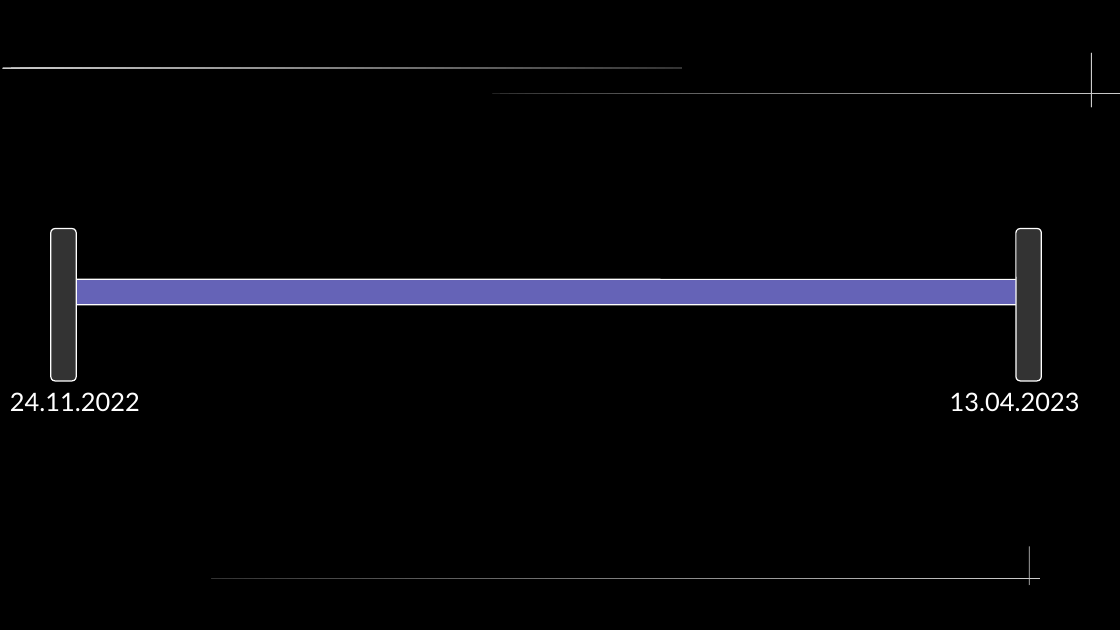
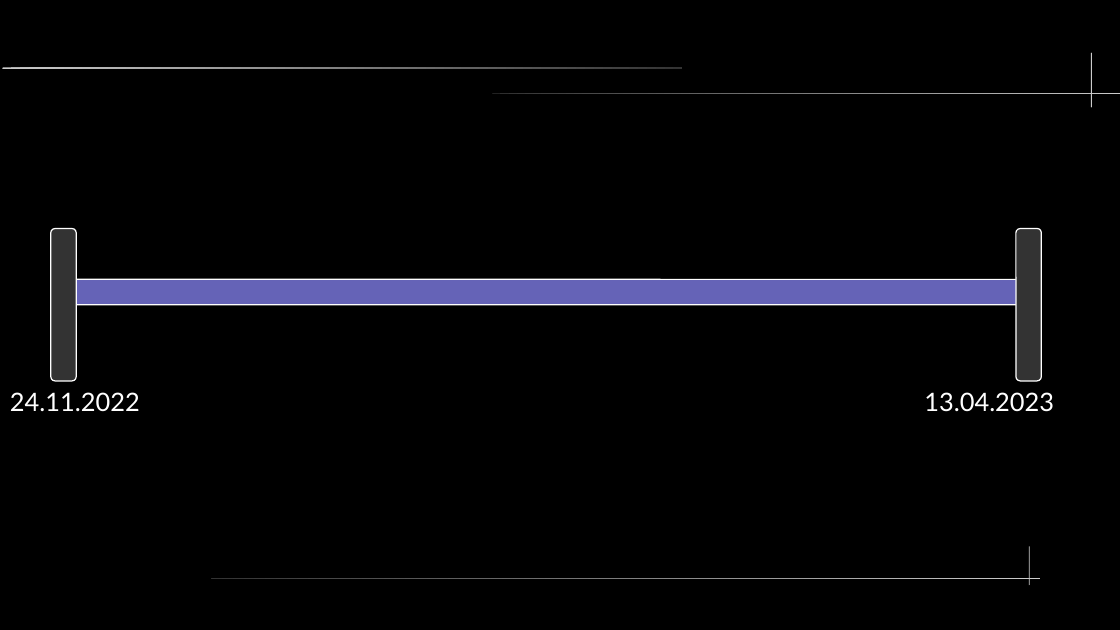
Before and after one commit to hyperbel/MatheProjekt22_23, a slide deck: slide 14 of Doc/Präsentation.odp. Drawn at 1120x630 pixels with LibreOffice and Linux fonts; fonts in the diff are those of the drawing. Boxes give left, top, right and bottom in pixels: in the first picture for what was removed or moved away, otherwise in the second. Text is boxed around its words. In the diff, an @@ line names an element or a change of style, - is before the commit and + after.

```diff
--- a/Doc/Präsentation.odp
+++ b/Doc/Präsentation.odp
@@ text "13.04.2023": place and size @@
-text "13.04.2023" at [950,392,1080,412]
+text "13.04.2023" at [924,392,1054,412]
```
Also in this commit, not shown: 7 other slides changed, 1 other file.
